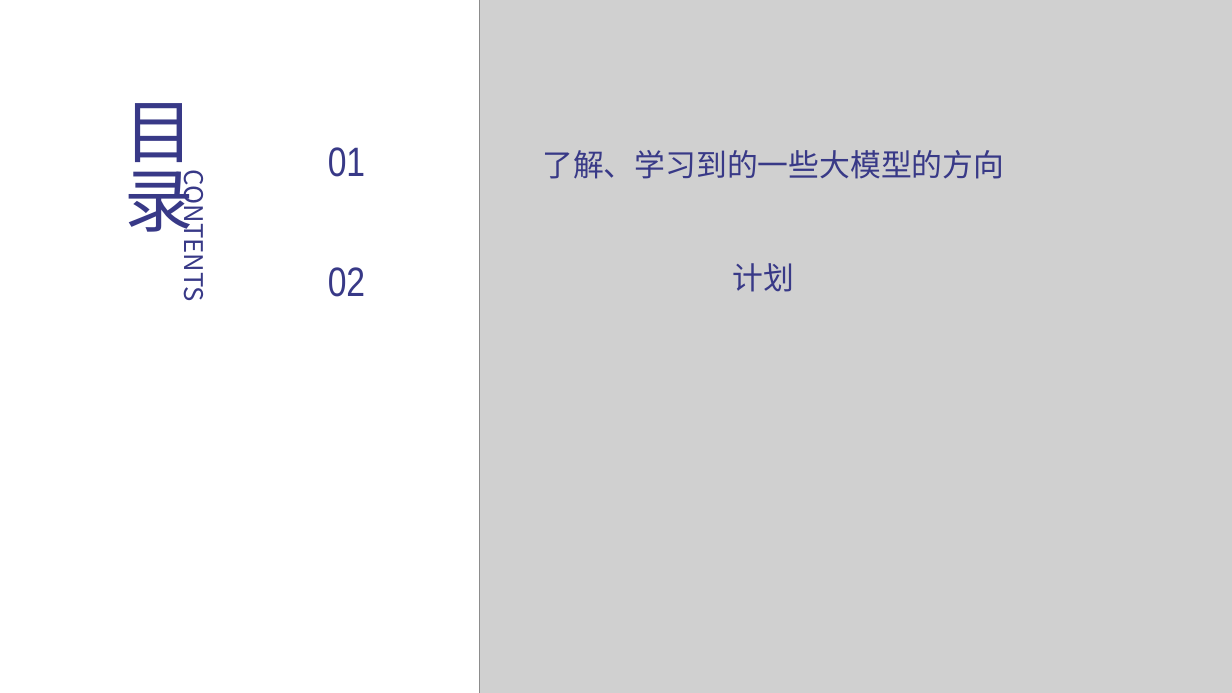
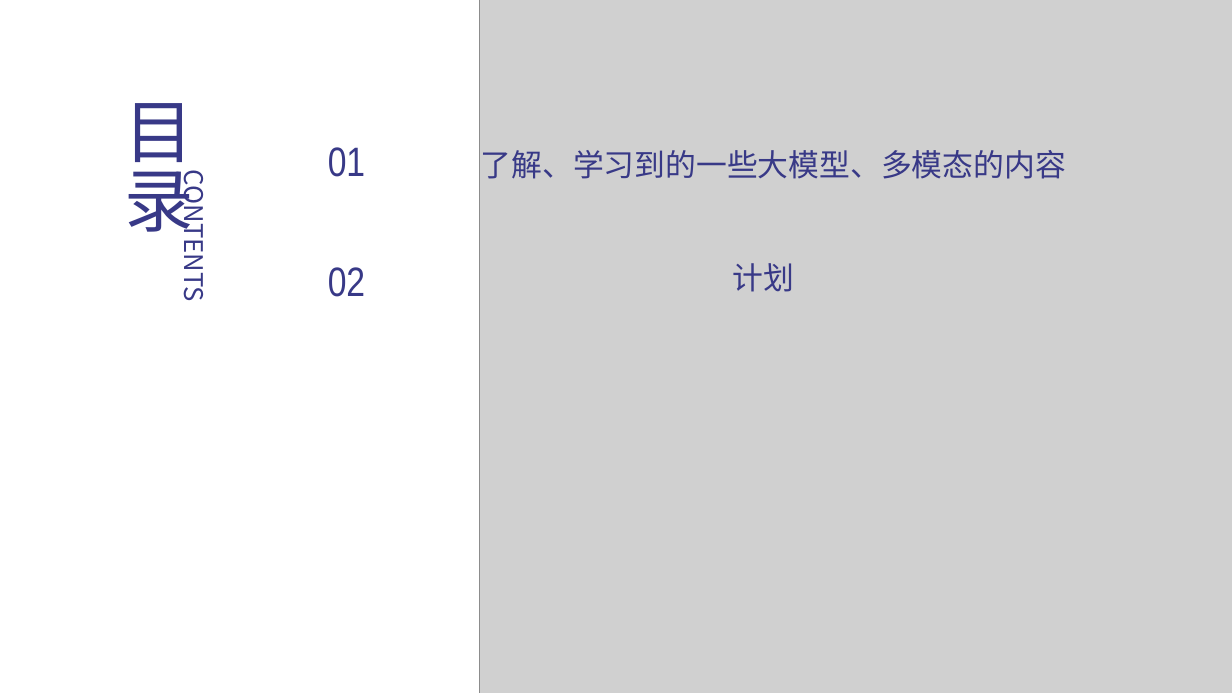
Before and after one commit to tj-messi/cv-computer-visual-tj, a slide deck: slide 2 of 0.组会记录/2024-10-28 谈话/report-2024-10-22.pptx. Drawn at 1232x693 pixels with LibreOffice and Linux fonts; fonts in the diff are those of the drawing; grey boxes stand for pictures. Boxes give left, top, right and bottom in pixels: in the first picture for what was removed or moved away, otherwise in the second. Text is boxed around its words. In the diff, an @@ line names an element or a change of style, - is before the commit and + after.

```diff
--- a/0.组会记录/2024-10-28 谈话/report-2024-10-22.pptx
+++ b/0.组会记录/2024-10-28 谈话/report-2024-10-22.pptx
@@ text at [481, 150, 1066, 179]: text changed @@
-了解、学习到的一些大模型的方向
+了解、学习到的一些大模型、多模态的内容
```
Also in this commit, not shown: 4 other slides changed, 2 slides added, 2 slides removed, 2 other files.
